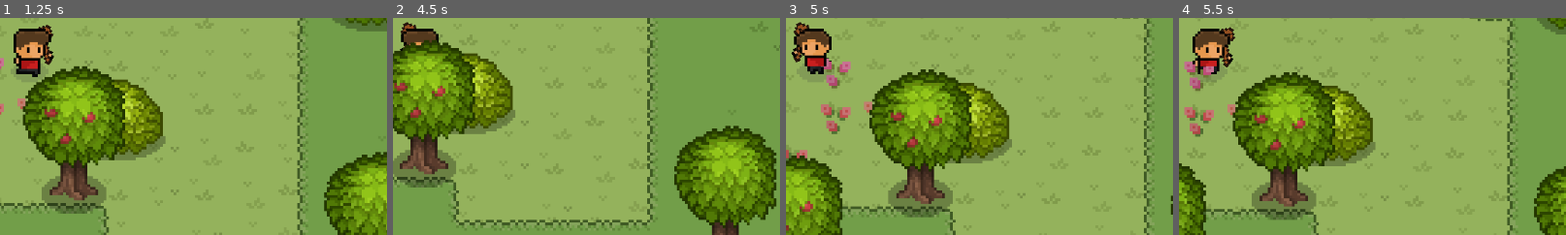
Above: before the commit, frames 1-4 (left to right).
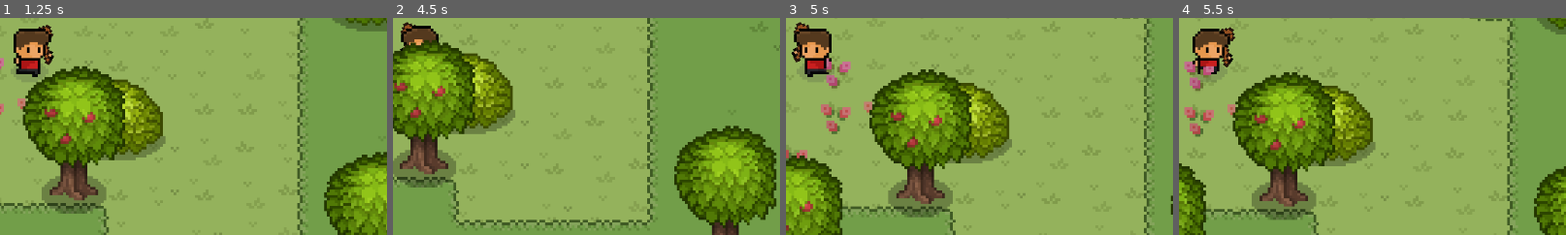
Above: after the commit, the same moments.

Repository: lennertJ9/game
Game: Godot game, scene res://scenes/main/main.tscn
Two runs of this game, one before a commit and one after it. Both use one fixed random seed, a clock stepped at 60 frames per second and the inputs below.
Inputs (mouse positions are % of the whole screen's width and height, from its top left):
- Up to frame 1 (1.25 s): move the mouse to (72, 45) at 0.52 s; hold Right mouse button (right_click) from 0.53 s (still down)
- Up to frame 2 (4.5 s): move the mouse to (30, 55) at 1.27 s; release Right mouse button (right_click) at 1.28 s; tap Q (do_something) at 1.35 s; right-click (30, 55) at 1.55 s; move the mouse to (60, 28) at 2.02 s; hold Right mouse button (right_click) 2.03-2.78 s; move the mouse to (45, 70) at 2.77 s; right-click (45, 70) at 2.85 s; move the mouse to (80, 65) at 3.52 s; hold Q (do_something) 3.53-4.28 s; right-click (80, 65) at 3.8 s; move the mouse to (20, 35) at 4.27 s; right-click (20, 35) at 4.35 s
- Up to frame 3 (5 s): no input
- Up to frame 4 (5.5 s): move the mouse to (55, 50) at 5.02 s; hold Right mouse button (right_click) from 5.03 s (still down)
The pictures show only the part of the screen within x 46-96%, y 38-88%; the shares and areas given below are measured in that part.

Frame 1 is identical in both runs. In frame 2, 0.2% of the frame differs, in the area x 4-10%, y 3-13%; in frame 3, 0.7%, in the area x 2-12%, y 4-28%; in frame 4, nothing differs.

Commit message:
walking refinement

Diff:
--- a/scenes/player/player.gd
+++ b/scenes/player/player.gd
@@ -1,20 +1,21 @@
 extends CharacterBody2D
 
 
-@export var speed = 80
+
 @onready var animation_player = $AnimationPlayer
 @onready var visuals = $Visuals
 @onready var run_dust = $Visuals/RunDust
-@onready var animation_tree = $AnimationTree
-
 @onready var hand_left = $Visuals/HandLeft
 @onready var weapon = $Visuals/HandLeft/Weapon
 
 # walking system
+@export var speed = 80
+var current_speed = 80
 var movement_direction: Vector2
 var target = position
 var is_running
-var is_up
+var is_moving_right: bool
+var is_moving_left: bool
 
 
 func _input(event):
@@ -24,7 +25,14 @@
 		target = get_global_mouse_position()
 		movement_direction = global_position.direction_to(target)
 
-		animation_player.play("RUN_FRONT")
+		animation_player.play("RUN")
+
+		if movement_direction.x > 0:
+			is_moving_right = true
+			is_moving_left = false
+		else:
+			is_moving_right = false
+			is_moving_left = true
 
 
 	if event.is_action_pressed("do_something"):
@@ -35,30 +43,37 @@
 
 
 func _process(delta):
-	var direction = (get_global_mouse_position() - global_position).normalized()
-	var target_position = global_position + Vector2(0,-4) + direction * 7
+	var direction_to_mouse = (get_global_mouse_position() - global_position).normalized()
+	var target_position = global_position + Vector2(0,-4) + direction_to_mouse * 7
 
-
-	if direction.x < 0:
+# weapon rotation -----------------------------------------------------------------------
+	if direction_to_mouse.x < 0:
 		$Visuals.scale.x = -1
-		hand_left.rotation_degrees = rad_to_deg(direction.dot(Vector2.DOWN)) -50
+		hand_left.rotation_degrees = rad_to_deg(direction_to_mouse.dot(Vector2.DOWN)) -50
 
 	else:
 		$Visuals.scale.x = 1
-		hand_left.rotation_degrees = rad_to_deg(direction.dot(Vector2.DOWN)) -55
+		hand_left.rotation_degrees = rad_to_deg(direction_to_mouse.dot(Vector2.DOWN)) -55
 
 	hand_left.global_position = target_position
 
+# reverse walking logic ---------------------------------------------------------------------------------------------------------
+	if direction_to_mouse.x < 0 and is_moving_right and is_running or direction_to_mouse.x > 0 and is_moving_left and is_running:
+		animation_player.play("RUN_REVERSE")
+		print("revers")
+
+
+
 
 func _physics_process(_delta):
-	velocity = movement_direction * speed
+	velocity = movement_direction * current_speed
 
 	if position.distance_to(target) > 1:
 		move_and_slide()
 
 	else:
 		is_running = false
-		animation_player.play("IDLE_FRONT")
+		animation_player.play("IDLE")
 
 
 func emit_dust_particles():
--- a/scenes/player/player.tscn
+++ b/scenes/player/player.tscn
@@ -102,8 +102,254 @@
 "values": [Vector2(0, 1), Vector2(0, 0), Vector2(0, 0)]
 }
 
+[sub_resource type="Animation" id="Animation_ajxh6"]
+resource_name = "RUN_BACK"
+length = 0.3
+loop_mode = 1
+tracks/0/type = "value"
+tracks/0/imported = false
+tracks/0/enabled = true
+tracks/0/path = NodePath("Visuals/Head:frame")
+tracks/0/interp = 1
+tracks/0/loop_wrap = true
+tracks/0/keys = {
+"times": PackedFloat32Array(0, 0.1, 0.2),
+"transitions": PackedFloat32Array(1, 1, 1),
+"update": 1,
+"values": [3, 4, 5]
+}
+tracks/1/type = "value"
+tracks/1/imported = false
+tracks/1/enabled = true
+tracks/1/path = NodePath("Visuals/Head:offset")
+tracks/1/interp = 1
+tracks/1/loop_wrap = true
+tracks/1/keys = {
+"times": PackedFloat32Array(0, 0.1, 0.2),
+"transitions": PackedFloat32Array(1, 1, 1),
+"update": 1,
+"values": [Vector2(0, 0), Vector2(0, 1), Vector2(0, 0)]
+}
+tracks/2/type = "value"
+tracks/2/imported = false
+tracks/2/enabled = true
+tracks/2/path = NodePath("Visuals/Legs:frame")
+tracks/2/interp = 1
+tracks/2/loop_wrap = true
+tracks/2/keys = {
+"times": PackedFloat32Array(0, 0.1, 0.2),
+"transitions": PackedFloat32Array(1, 1, 1),
+"update": 1,
+"values": [1, 2, 3]
+}
+tracks/3/type = "value"
+tracks/3/imported = false
+tracks/3/enabled = true
+tracks/3/path = NodePath("Visuals/Legs:offset")
+tracks/3/interp = 1
+tracks/3/loop_wrap = true
+tracks/3/keys = {
+"times": PackedFloat32Array(0, 0.1, 0.2),
+"transitions": PackedFloat32Array(1, 1, 1),
+"update": 1,
+"values": [Vector2(0, 11), Vector2(0, 12), Vector2(0, 11)]
+}
+tracks/4/type = "value"
+tracks/4/imported = false
+tracks/4/enabled = true
+tracks/4/path = NodePath("Visuals/Body:offset")
+tracks/4/interp = 1
+tracks/4/loop_wrap = true
+tracks/4/keys = {
+"times": PackedFloat32Array(0, 0.1, 0.2),
+"transitions": PackedFloat32Array(1, 1, 1),
+"update": 1,
+"values": [Vector2(0, 11), Vector2(0, 12), Vector2(0, 11)]
+}
+tracks/5/type = "value"
+tracks/5/imported = false
+tracks/5/enabled = true
+tracks/5/path = NodePath("Visuals/HandLeft:position")
+tracks/5/interp = 1
+tracks/5/loop_wrap = true
+tracks/5/keys = {
+"times": PackedFloat32Array(0, 0.1, 0.2),
+"transitions": PackedFloat32Array(1, 1, 1),
+"update": 1,
+"values": [Vector2(-4, -3), Vector2(-4, -3), Vector2(-4, -2)]
+}
+tracks/6/type = "value"
+tracks/6/imported = false
+tracks/6/enabled = true
+tracks/6/path = NodePath("Visuals/HandRight:position")
+tracks/6/interp = 1
+tracks/6/loop_wrap = true
+tracks/6/keys = {
+"times": PackedFloat32Array(0, 0.1, 0.2),
+"transitions": PackedFloat32Array(1, 1, 1),
+"update": 1,
+"values": [Vector2(4, -3), Vector2(4, -3), Vector2(4, -2)]
+}
+
+[sub_resource type="Animation" id="Animation_38ay4"]
+resource_name = "test"
+
+[sub_resource type="Animation" id="Animation_13vkn"]
+resource_name = "RUN_REVERSE"
+length = 0.3
+loop_mode = 1
+tracks/0/type = "value"
+tracks/0/imported = false
+tracks/0/enabled = true
+tracks/0/path = NodePath("Visuals/Head:frame")
+tracks/0/interp = 1
+tracks/0/loop_wrap = true
+tracks/0/keys = {
+"times": PackedFloat32Array(0, 0.1, 0.2),
+"transitions": PackedFloat32Array(1, 1, 1),
+"update": 1,
+"values": [0, 1, 2]
+}
+tracks/1/type = "value"
+tracks/1/imported = false
+tracks/1/enabled = true
+tracks/1/path = NodePath("Visuals/Head:offset")
+tracks/1/interp = 1
+tracks/1/loop_wrap = true
+tracks/1/keys = {
+"times": PackedFloat32Array(0, 0.1, 0.2),
+"transitions": PackedFloat32Array(1, 1, 1),
+"update": 1,
+"values": [Vector2(0, 0), Vector2(0, 1), Vector2(0, 0)]
+}
+tracks/2/type = "value"
+tracks/2/imported = false
+tracks/2/enabled = true
+tracks/2/path = NodePath("Visuals/Legs:frame")
+tracks/2/interp = 1
+tracks/2/loop_wrap = true
+tracks/2/keys = {
+"times": PackedFloat32Array(0, 0.1, 0.2),
+"transitions": PackedFloat32Array(1, 1, 1),
+"update": 1,
+"values": [3, 2, 1]
+}
+tracks/3/type = "value"
+tracks/3/imported = false
+tracks/3/enabled = true
+tracks/3/path = NodePath("Visuals/Legs:offset")
+tracks/3/interp = 1
+tracks/3/loop_wrap = true
+tracks/3/keys = {
+"times": PackedFloat32Array(0, 0.1, 0.2),
+"transitions": PackedFloat32Array(1, 1, 1),
+"update": 1,
+"values": [Vector2(0, 11), Vector2(0, 12), Vector2(0, 11)]
+}
+tracks/4/type = "value"
+tracks/4/imported = false
+tracks/4/enabled = true
+tracks/4/path = NodePath("Visuals/Body:offset")
+tracks/4/interp = 1
+tracks/4/loop_wrap = true
+tracks/4/keys = {
+"times": PackedFloat32Array(0, 0.1, 0.2),
+"transitions": PackedFloat32Array(1, 1, 1),
+"update": 1,
+"values": [Vector2(0, 11), Vector2(0, 12), Vector2(0, 11)]
+}
+tracks/5/type = "value"
+tracks/5/imported = false
+tracks/5/enabled = true
+tracks/5/path = NodePath("Visuals/HandRight:position")
+tracks/5/interp = 1
+tracks/5/loop_wrap = true
+tracks/5/keys = {
+"times": PackedFloat32Array(0, 0.1, 0.2),
+"transitions": PackedFloat32Array(1, 1, 1),
+"update": 1,
+"values": [Vector2(-4, -3), Vector2(-4, -3), Vector2(-4, -2)]
+}
+
+[sub_resource type="Animation" id="Animation_86567"]
+resource_name = "RUN"
+length = 0.3
+loop_mode = 1
+tracks/0/type = "value"
+tracks/0/imported = false
+tracks/0/enabled = true
+tracks/0/path = NodePath("Visuals/Head:frame")
+tracks/0/interp = 1
+tracks/0/loop_wrap = true
+tracks/0/keys = {
+"times": PackedFloat32Array(0, 0.1, 0.2),
+"transitions": PackedFloat32Array(1, 1, 1),
+"update": 1,
+"values": [0, 1, 2]
+}
+tracks/1/type = "value"
+tracks/1/imported = false
+tracks/1/enabled = true
+tracks/1/path = NodePath("Visuals/Head:offset")
+tracks/1/interp = 1
+tracks/1/loop_wrap = true
+tracks/1/keys = {
+"times": PackedFloat32Array(0, 0.1, 0.2),
+"transitions": PackedFloat32Array(1, 1, 1),
+"update": 1,
+"values": [Vector2(0, 0), Vector2(0, 1), Vector2(0, 0)]
+}
+tracks/2/type = "value"
+tracks/2/imported = false
+tracks/2/enabled = true
+tracks/2/path = NodePath("Visuals/Legs:frame")
+tracks/2/interp = 1
+tracks/2/loop_wrap = true
+tracks/2/keys = {
+"times": PackedFloat32Array(0, 0.1, 0.2),
+"transitions": PackedFloat32Array(1, 1, 1),
+"update": 1,
+"values": [1, 2, 3]
+}
+tracks/3/type = "value"
+tracks/3/imported = false
+tracks/3/enabled = true
+tracks/3/path = NodePath("Visuals/Legs:offset")
+tracks/3/interp = 1
+tracks/3/loop_wrap = true
+tracks/3/keys = {
+"times": PackedFloat32Array(0, 0.1, 0.2),
+"transitions": PackedFloat32Array(1, 1, 1),
+"update": 1,
+"values": [Vector2(0, 11), Vector2(0, 12), Vector2(0, 11)]
+}
+tracks/4/type = "value"
+tracks/4/imported = false
+tracks/4/enabled = true
+tracks/4/path = NodePath("Visuals/Body:offset")
+tracks/4/interp = 1
+tracks/4/loop_wrap = true
+tracks/4/keys = {
+"times": PackedFloat32Array(0, 0.1, 0.2),
+"transitions": PackedFloat32Array(1, 1, 1),
+"update": 1,
+"values": [Vector2(0, 11), Vector2(0, 12), Vector2(0, 11)]
+}
+tracks/5/type = "value"
+tracks/5/imported = false
+tracks/5/enabled = true
+tracks/5/path = NodePath("Visuals/HandRight:position")
+tracks/5/interp = 1
+tracks/5/loop_wrap = true
+tracks/5/keys = {
+"times": PackedFloat32Array(0, 0.1, 0.2),
+"transitions": PackedFloat32Array(1, 1, 1),
+"update": 1,
+"values": [Vector2(-4, -3), Vector2(-4, -3), Vector2(-4, -2)]
+}
+
 [sub_resource type="Animation" id="Animation_mn5wf"]
-resource_name = "IDLE_FRONT"
+resource_name = "IDLE"
 length = 0.5
 loop_mode = 1
 step = 0.05
@@ -180,181 +426,13 @@
 "values": [Vector2(0, 1), Vector2(0, 0), Vector2(0, 0)]
 }
 
-[sub_resource type="Animation" id="Animation_ajxh6"]
-resource_name = "RUN_BACK"
-length = 0.3
-loop_mode = 1
-tracks/0/type = "value"
-tracks/0/imported = false
-tracks/0/enabled = true
-tracks/0/path = NodePath("Visuals/Head:frame")
-tracks/0/interp = 1
-tracks/0/loop_wrap = true
-tracks/0/keys = {
-"times": PackedFloat32Array(0, 0.1, 0.2),
-"transitions": PackedFloat32Array(1, 1, 1),
-"update": 1,
-"values": [3, 4, 5]
-}
-tracks/1/type = "value"
-tracks/1/imported = false
-tracks/1/enabled = true
-tracks/1/path = NodePath("Visuals/Head:offset")
-tracks/1/interp = 1
-tracks/1/loop_wrap = true
-tracks/1/keys = {
-"times": PackedFloat32Array(0, 0.1, 0.2),
-"transitions": PackedFloat32Array(1, 1, 1),
-"update": 1,
-"values": [Vector2(0, 0), Vector2(0, 1), Vector2(0, 0)]
-}
-tracks/2/type = "value"
-tracks/2/imported = false
-tracks/2/enabled = true
-tracks/2/path = NodePath("Visuals/Legs:frame")
-tracks/2/interp = 1
-tracks/2/loop_wrap = true
-tracks/2/keys = {
-"times": PackedFloat32Array(0, 0.1, 0.2),
-"transitions": PackedFloat32Array(1, 1, 1),
-"update": 1,
-"values": [1, 2, 3]
-}
-tracks/3/type = "value"
-tracks/3/imported = false
-tracks/3/enabled = true
-tracks/3/path = NodePath("Visuals/Legs:offset")
-tracks/3/interp = 1
-tracks/3/loop_wrap = true
-tracks/3/keys = {
-"times": PackedFloat32Array(0, 0.1, 0.2),
-"transitions": PackedFloat32Array(1, 1, 1),
-"update": 1,
-"values": [Vector2(0, 11), Vector2(0, 12), Vector2(0, 11)]
-}
-tracks/4/type = "value"
-tracks/4/imported = false
-tracks/4/enabled = true
-tracks/4/path = NodePath("Visuals/Body:offset")
-tracks/4/interp = 1
-tracks/4/loop_wrap = true
-tracks/4/keys = {
-"times": PackedFloat32Array(0, 0.1, 0.2),
-"transitions": PackedFloat32Array(1, 1, 1),
-"update": 1,
-"values": [Vector2(0, 11), Vector2(0, 12), Vector2(0, 11)]
-}
-tracks/5/type = "value"
-tracks/5/imported = false
-tracks/5/enabled = true
-tracks/5/path = NodePath("Visuals/HandLeft:position")
-tracks/5/interp = 1
-tracks/5/loop_wrap = true
-tracks/5/keys = {
-"times": PackedFloat32Array(0, 0.1, 0.2),
-"transitions": PackedFloat32Array(1, 1, 1),
-"update": 1,
-"values": [Vector2(-4, -3), Vector2(-4, -3), Vector2(-4, -2)]
-}
-tracks/6/type = "value"
-tracks/6/imported = false
-tracks/6/enabled = true
-tracks/6/path = NodePath("Visuals/HandRight:position")
-tracks/6/interp = 1
-tracks/6/loop_wrap = true
-tracks/6/keys = {
-"times": PackedFloat32Array(0, 0.1, 0.2),
-"transitions": PackedFloat32Array(1, 1, 1),
-"update": 1,
-"values": [Vector2(4, -3), Vector2(4, -3), Vector2(4, -2)]
-}
-
-[sub_resource type="Animation" id="Animation_86567"]
-resource_name = "RUN_FRONT"
-length = 0.3
-loop_mode = 1
-tracks/0/type = "value"
-tracks/0/imported = false
-tracks/0/enabled = true
-tracks/0/path = NodePath("Visuals/Head:frame")
-tracks/0/interp = 1
-tracks/0/loop_wrap = true
-tracks/0/keys = {
-"times": PackedFloat32Array(0, 0.1, 0.2),
-"transitions": PackedFloat32Array(1, 1, 1),
-"update": 1,
-"values": [0, 1, 2]
-}
-tracks/1/type = "value"
-tracks/1/imported = false
-tracks/1/enabled = true
-tracks/1/path = NodePath("Visuals/Head:offset")
-tracks/1/interp = 1
-tracks/1/loop_wrap = true
-tracks/1/keys = {
-"times": PackedFloat32Array(0, 0.1, 0.2),
-"transitions": PackedFloat32Array(1, 1, 1),
-"update": 1,
-"values": [Vector2(0, 0), Vector2(0, 1), Vector2(0, 0)]
-}
-tracks/2/type = "value"
-tracks/2/imported = false
-tracks/2/enabled = true
-tracks/2/path = NodePath("Visuals/Legs:frame")
-tracks/2/interp = 1
-tracks/2/loop_wrap = true
-tracks/2/keys = {
-"times": PackedFloat32Array(0, 0.1, 0.2),
-"transitions": PackedFloat32Array(1, 1, 1),
-"update": 1,
-"values": [1, 2, 3]
-}
-tracks/3/type = "value"
-tracks/3/imported = false
-tracks/3/enabled = true
-tracks/3/path = NodePath("Visuals/Legs:offset")
-tracks/3/interp = 1
-tracks/3/loop_wrap = true
-tracks/3/keys = {
-"times": PackedFloat32Array(0, 0.1, 0.2),
-"transitions": PackedFloat32Array(1, 1, 1),
-"update": 1,
-"values": [Vector2(0, 11), Vector2(0, 12), Vector2(0, 11)]
-}
-tracks/4/type = "value"
-tracks/4/imported = false
-tracks/4/enabled = true
-tracks/4/path = NodePath("Visuals/Body:offset")
-tracks/4/interp = 1
-tracks/4/loop_wrap = true
-tracks/4/keys = {
-"times": PackedFloat32Array(0, 0.1, 0.2),
-"transitions": PackedFloat32Array(1, 1, 1),
-"update": 1,
-"values": [Vector2(0, 11), Vector2(0, 12), Vector2(0, 11)]
-}
-tracks/5/type = "value"
-tracks/5/imported = false
-tracks/5/enabled = true
-tracks/5/path = NodePath("Visuals/HandRight:position")
-tracks/5/interp = 1
-tracks/5/loop_wrap = true
-tracks/5/keys = {
-"times": PackedFloat32Array(0, 0.1, 0.2),
-"transitions": PackedFloat32Array(1, 1, 1),
-"update": 1,
-"values": [Vector2(-4, -3), Vector2(-4, -3), Vector2(-4, -2)]
-}
-
-[sub_resource type="Animation" id="Animation_38ay4"]
-resource_name = "test"
-
 [sub_resource type="AnimationLibrary" id="AnimationLibrary_bc3sj"]
 _data = {
+"IDLE": SubResource("Animation_mn5wf"),
 "IDLE_BACK": SubResource("Animation_a6un2"),
-"IDLE_FRONT": SubResource("Animation_mn5wf"),
+"RUN": SubResource("Animation_86567"),
 "RUN_BACK": SubResource("Animation_ajxh6"),
-"RUN_FRONT": SubResource("Animation_86567"),
+"RUN_REVERSE": SubResource("Animation_13vkn"),
 "test": SubResource("Animation_38ay4")
 }
 
@@ -384,7 +462,6 @@
 texture = ExtResource("2_vrv6n")
 offset = Vector2(0, 11)
 hframes = 5
-frame = 1
 
 [node name="Body" type="Sprite2D" parent="Visuals"]
 z_index = 1
@@ -407,7 +484,9 @@
 z_index = 1
 position = Vector2(1, -10)
 texture = ExtResource("4_5whas")
+offset = Vector2(0, 1)
 hframes = 8
+frame = 1
 
 [node name="Shadow" type="Sprite2D" parent="Visuals"]
 texture = ExtResource("7_wqlqq")
Not shown: 1 places in scenes/player/player.tscn that only renumber resources
